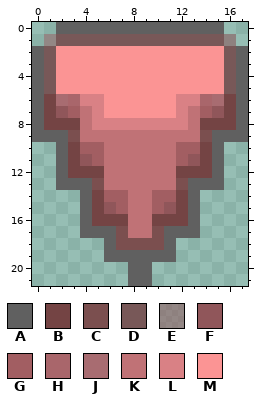
Edited in one commit: pixel-art sprite (src/main/resources/de/uniks/stpmon/k/controller/interaction/cursor_hovered.png). The first picture shows the starting point.
The file is 18x22 pixels. Colours within 5 levels of each other are drawn and written as one.
Palette (. is transparent): A #606060  B #744444  C #7b4f4f  D #785858  E #91515780  F #90565a  G #a25e62  H #a9666b  J #a86c71  K #c07276  L #d98185  M #fb9494
Pixels before, first column x 0:
 0 ..AAAAAAAAAAAAAA..
 1 .EDDDDDDDDDDDDDDE.
 2 ADMMMMMMMMMMMMMMDA
 3 ADMMMMMMMMMMMMMMDA
 4 ADMMMMMMMMMMMMMMDA
 5 ADMMMMMMMMMMMMMMDA
 6 ABJHLLMMMMMMLLHJBA
 7 ABFGKLMMMMMMLKGFBA
 8 ABBBKLLLLLLLLKBBBA
 9 AAACKKKKKKKKKKCAAA
10 ..ABGGKKKKKKGGBA..
11 ..ABFGKKKKKKGFBA..
12 ..ABBBKKKKKKBBBA..
13 ..AAACKKKKKKCAAA..
14 ....ABGGKKGGBA....
15 ....ABFGKKGFBA....
16 ....ABBBKKBBBA....
17 ....AAACKKCAAA....
18 ......ACCCCA......
19 ......AAAAAA......
20 ........AA........
21 ........AA........
And afterwards:
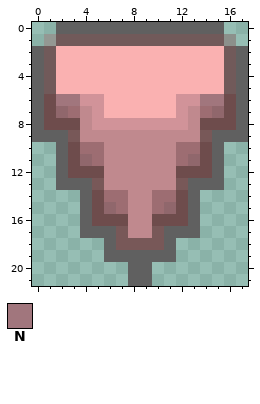
Colours new in this view: N #a1767d
What changed:
colour B: #744444 -> #6e4c4c
colour C: #7b4f4f -> #785858
colour D: #785858 -> #715a5a
colour E: #91515780 -> #9151575a
colour F: #90565a -> #90676c
colour G: #a25e62 -> #9d6d72
colour K: #c07276 -> #c0898e
colour L: #d98185 -> #d19399
colour M: #fb9494 -> #fab1b1
y 6: x 2..3 JH -> NN; x 14..15 HJ -> NN
